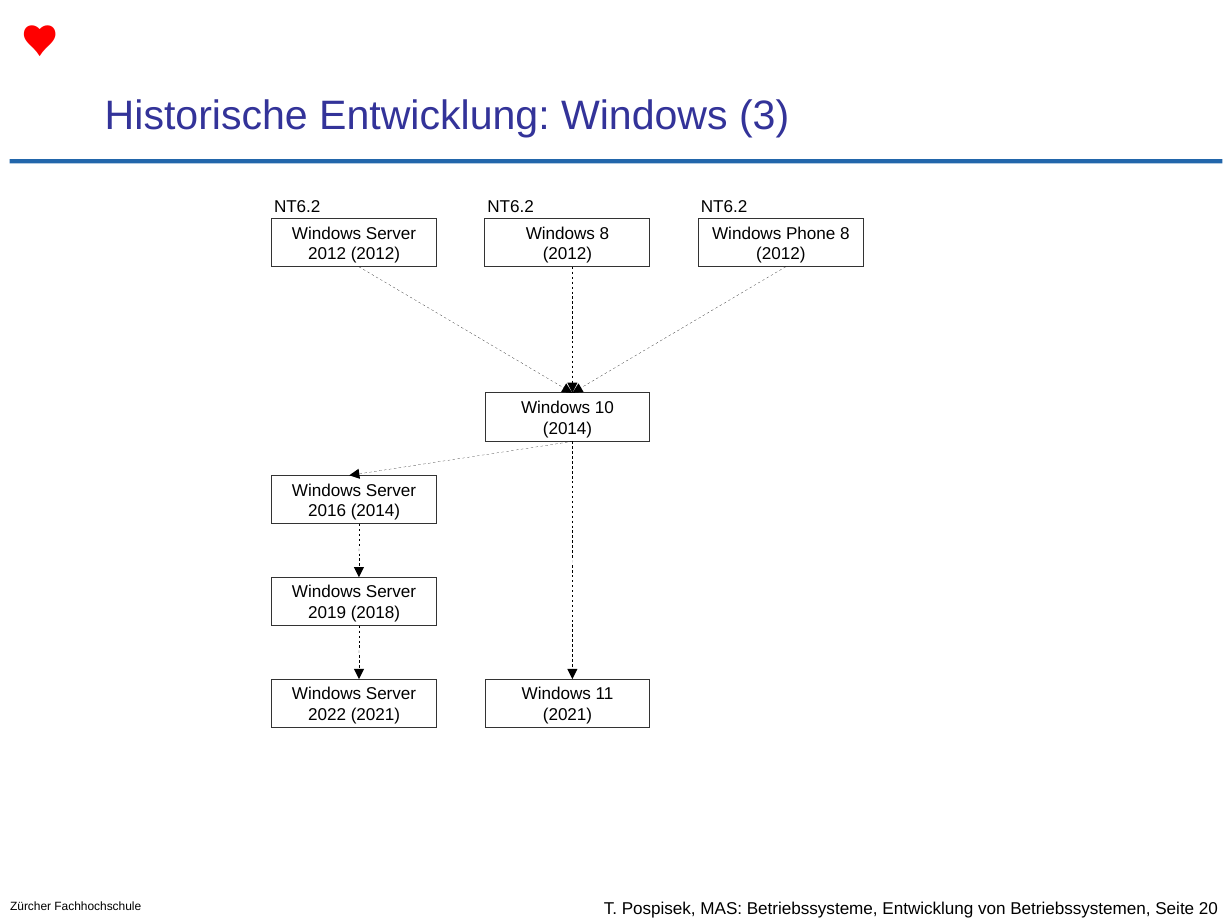
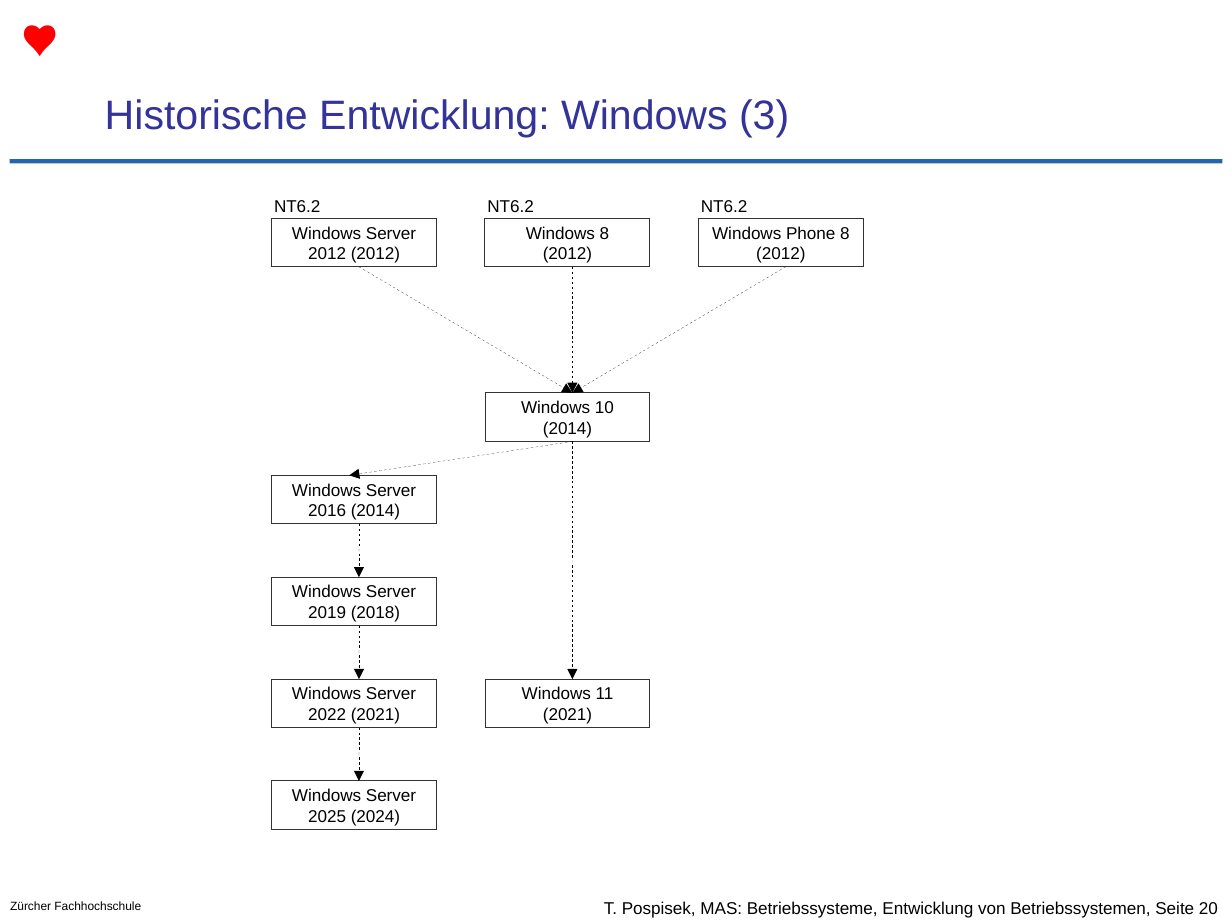
Before and after one commit to tpo/betriebssysteme, a slide deck: slide 20 of 01-2_Entwicklung_von_Betriebssystemen.odp. Drawn at 1232x924 pixels with LibreOffice and Linux fonts; fonts in the diff are those of the drawing; background and template pictures are left out. Boxes give left, top, right and bottom in pixels: in the first picture for what was removed or moved away, otherwise in the second. Text is boxed around its words. In the diff, an @@ line names an element or a change of style, - is before the commit and + after.

Commit message:
S.20 Windows Server 2025 hinzugefügt

```diff
--- a/01-2_Entwicklung_von_Betriebssystemen.odp
+++ b/01-2_Entwicklung_von_Betriebssystemen.odp
@@ arrow added from (359, 728) to (359, 781), #000000 0 pt @@
@@ rectangle added at bbox=[271, 781, 436, 829], outline #333333 0 pt, 10 pt, text #000000 @@
+Windows Server
+2025 (2024)
```
Also in this commit, not shown: 1 other file.
